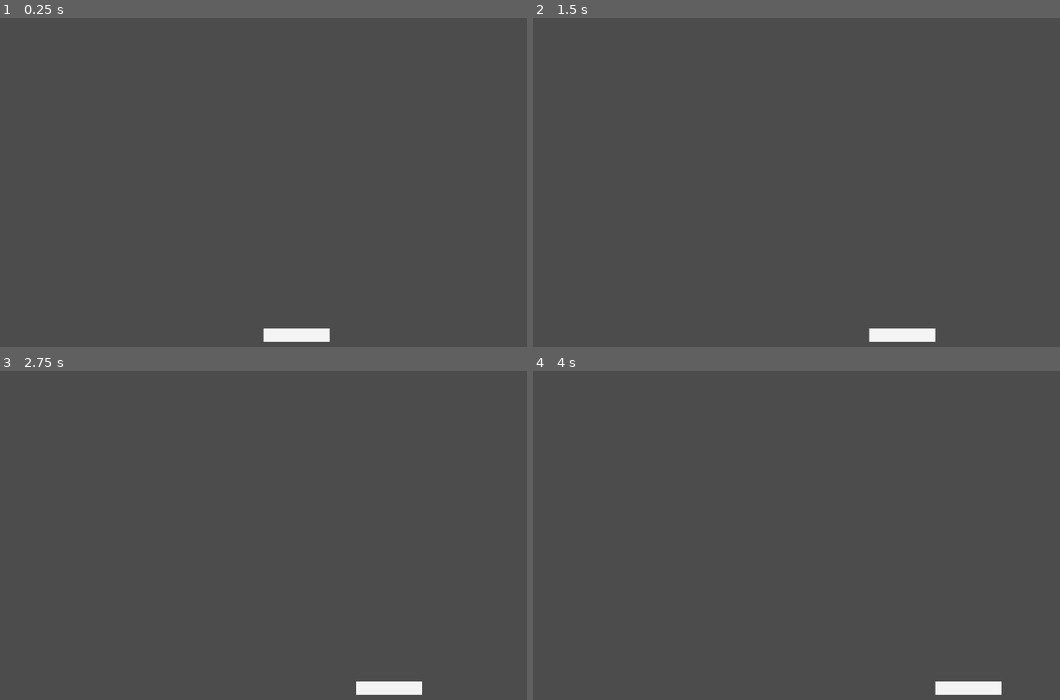
Above: before the commit, frames 1-4 (two rows, left to right).
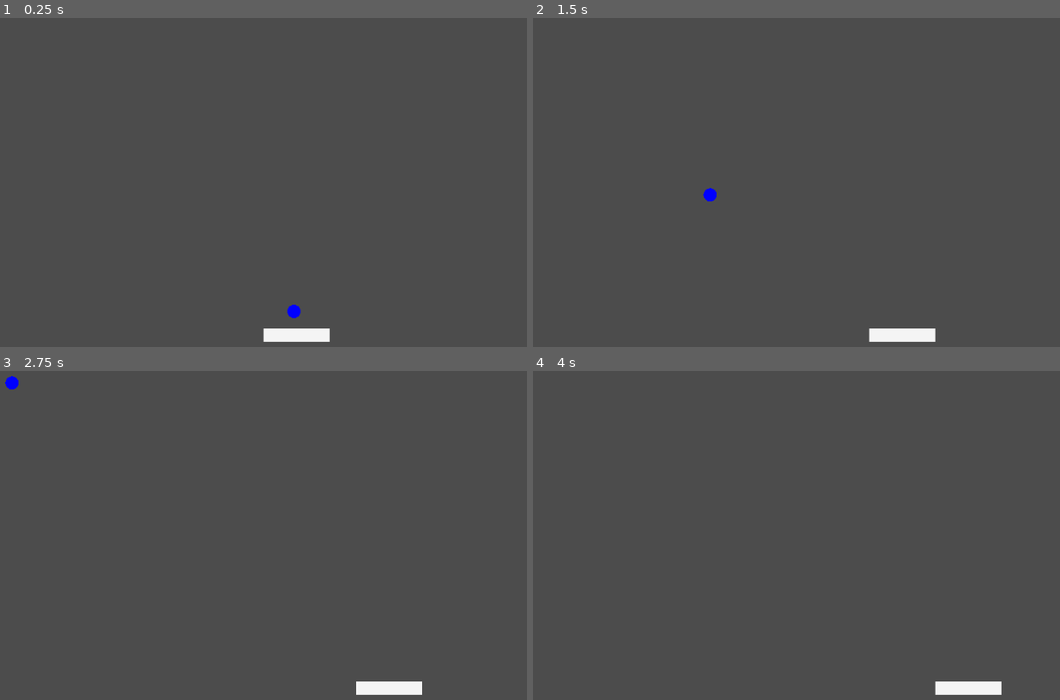
Above: after the commit, the same moments.

Repository: Demoli/Breakout
Game: Godot game, scene res://Breakout.tscn
Same seed, same stepped clock (60 frames per second), same inputs: the game is played once before the commit and once after it.
Inputs:
- Up to frame 1 (0.25 s): no input
- Up to frame 2 (1.5 s): tap Enter at 0.5 s; hold D (player_right) 0.53-1.28 s; tap Space (fire_ball, bound only after the commit) at 0.6, 1.35 s; hold A (player_left) from 1.28 s (still down)
- Up to frame 3 (2.75 s): release A (player_left) at 2.03 s; hold D (player_right) from 2.03 s (still down); tap Space (fire_ball, bound only after the commit) at 2.1 s
- Up to frame 4 (4 s): tap Space (fire_ball, bound only after the commit) at 2.85, 3.6 s; release D (player_right) at 3.53 s; hold A (player_left) from 3.53 s (still down)

The runs differ from the first frame. In frame 1, less than 0.1% of the frame differs, in the area x 54-58%, y 87-92%; in frame 2, less than 0.1%; in frame 3, less than 0.1%; in frame 4, nothing differs.

Commit message:
DD#main: feat: add ball scene and initial movement functions

Diff:
--- a/Breakout.tscn
+++ b/Breakout.tscn
@@ -1,8 +1,12 @@
-[gd_scene load_steps=2 format=2]
+[gd_scene load_steps=3 format=2]
 
 [ext_resource path="res://player/Player.tscn" type="PackedScene" id=1]
+[ext_resource path="res://ball/Ball.tscn" type="PackedScene" id=2]
 
 [node name="GameScene" type="Node2D"]
 
 [node name="Player" parent="." instance=ExtResource( 1 )]
 position = Vector2( 500, 500 )
+
+[node name="Ball" parent="." instance=ExtResource( 2 )]
+position = Vector2( 496, 464 )
--- /dev/null
+++ b/ball/Ball.gd
@@ -0,0 +1,38 @@
+extends KinematicBody2D
+
+
+var size: int = 10
+var speed: int = 200
+var velocity: Vector2 = Vector2(0,0)
+var fired = false
+
+# Called when the node enters the scene tree for the first time.
+func _ready():
+	randomize()
+	pass # Replace with function body.
+
+func _draw():
+		draw_circle(Vector2(0 ,0), size, Color(Color.blue))
+
+func _process(delta):
+	if Input.is_action_just_pressed("fire_ball") and not fired:
+		fire()
+
+	var collisions = move_and_collide(velocity * delta)
+	if collisions:
+		handle_collisions(collisions)
+
+func fire() -> void:
+	var start_x = randi() % 2
+
+	if start_x == 1:
+		velocity.x += speed # left
+	else:
+		velocity.x -= speed # right
+
+	velocity.y -= speed
+
+	fired = true
+
+func handle_collisions(collisions) -> void:
+	pass
--- /dev/null
+++ b/ball/Ball.tscn
@@ -0,0 +1,11 @@
+[gd_scene load_steps=3 format=2]
+
+[ext_resource path="res://ball/Ball.gd" type="Script" id=1]
+
+[sub_resource type="CircleShape2D" id=1]
+
+[node name="Ball" type="KinematicBody2D"]
+script = ExtResource( 1 )
+
+[node name="CollisionShape2D" type="CollisionShape2D" parent="."]
+shape = SubResource( 1 )
--- a/project.godot
+++ b/project.godot
@@ -40,6 +40,11 @@
 "events": [ Object(InputEventKey,"resource_local_to_scene":false,"resource_name":"","device":0,"alt":false,"shift":false,"control":false,"meta":false,"command":false,"pressed":false,"scancode":0,"physical_scancode":83,"unicode":0,"echo":false,"script":null)
  ]
 }
+fire_ball={
+"deadzone": 0.5,
+"events": [ Object(InputEventKey,"resource_local_to_scene":false,"resource_name":"","device":0,"alt":false,"shift":false,"control":false,"meta":false,"command":false,"pressed":false,"scancode":0,"physical_scancode":32,"unicode":0,"echo":false,"script":null)
+ ]
+}
 
 [physics]
 
